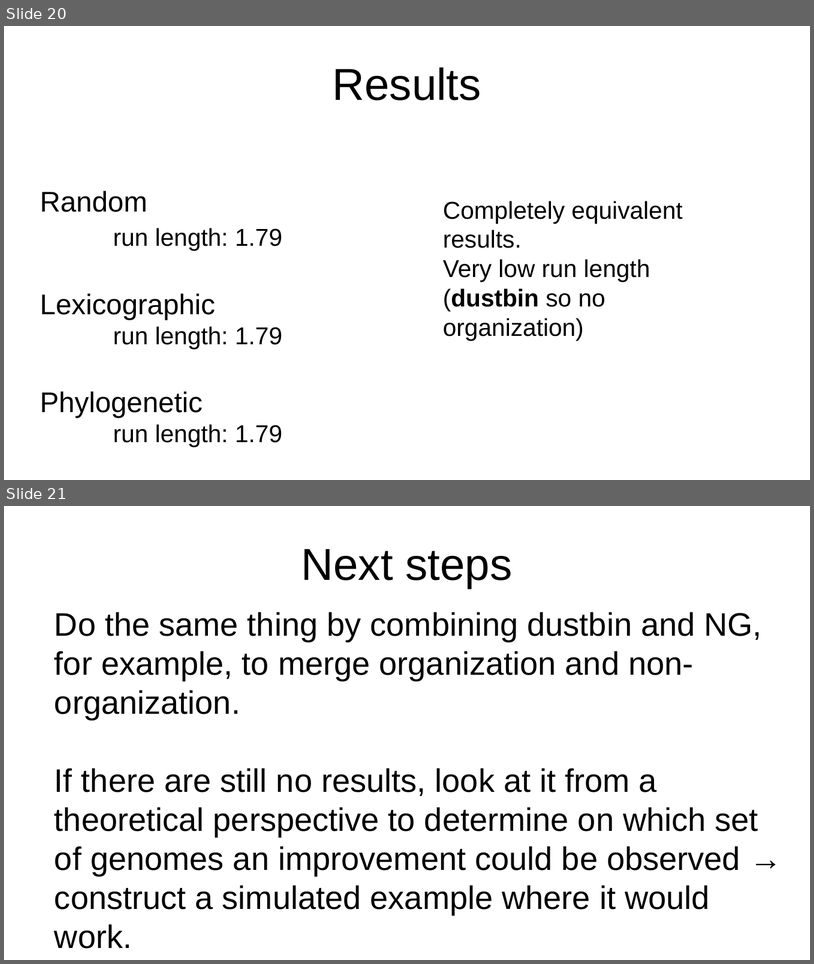
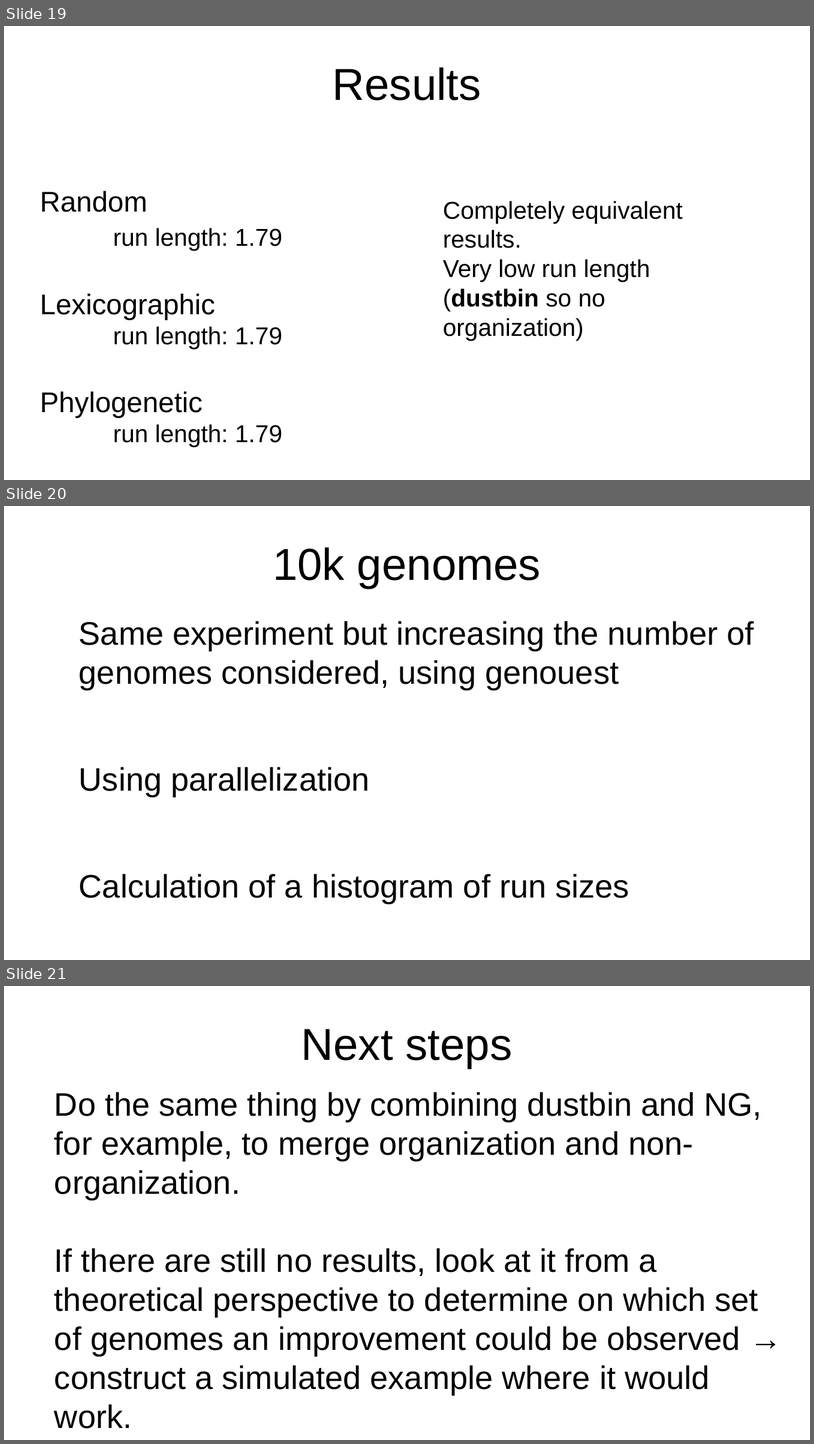
Before and after one commit to AntaoA/Amory_BWT_M1_project_Bioinfo, a slide deck: Diapo.odp. Shown one above the other, each under a label of ours: slides 20 and 21 before the commit, slides 19, 20 and 21 after it. The pictures are 814x964 and 814x1444 pixels, drawn with LibreOffice and Linux fonts; fonts in the diff are those of the drawing. Boxes give left, top, right and bottom in pixels: in the first picture for what was removed or moved away, otherwise in the second. Text is boxed around its words. In the diff, an @@ line names an element or a change of style, - is before the commit and + after.

```diff
--- a/Diapo.odp
+++ b/Diapo.odp
@@ slide 20 added at <box>4,506,810,960</box>, background #FFFFFF @@
@@ title added at <box>273,547,541,588</box>, 44 pt, text #000000 @@
+10k genomes
@@ text added at <box>79,621,754,903</box>, 32 pt, text #000000 @@
+Same experiment but increasing the number of genomes considered, using genouest
+Using parallelization
+Calculation of a histogram of run sizes
@@ what was slide 20 is now slide 19 @@
```
Also in this commit, not shown: 1 slide changed, 1 slide removed, 12 other files.
